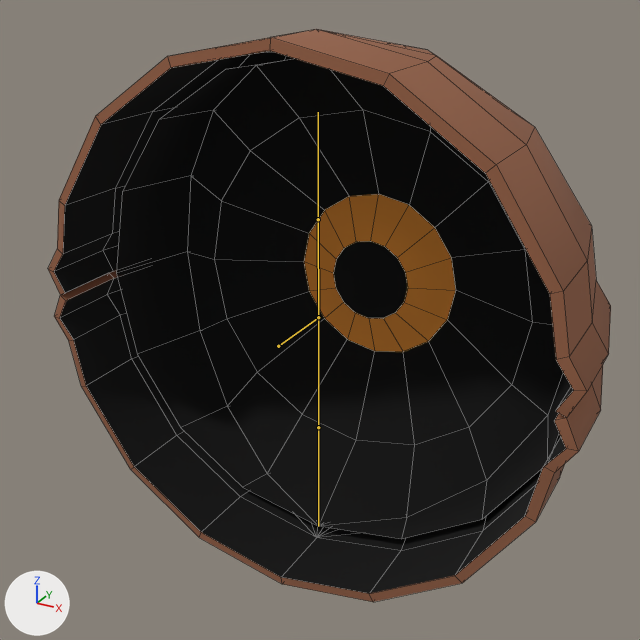
The FBX model froggyfocus/Assets/FlawLizArt/Eldritch/eye.fbx as it was, and as the next commit left it.
Camera for both pictures: a camera (50 mm lens) standing at (1.55, -2.81, 1.4) and looking at (-0.03, 0.07, -0.04). The lights are fixed; the arrows at lower left show +X, +Y and +Z. The older version comes first. The bones that bend it are drawn over the model as lines. Mesh edges are drawn as thin lines.

Names of what the first picture shows: 'eyeball', 'eyelid.lower', 'eyelid.upper'.
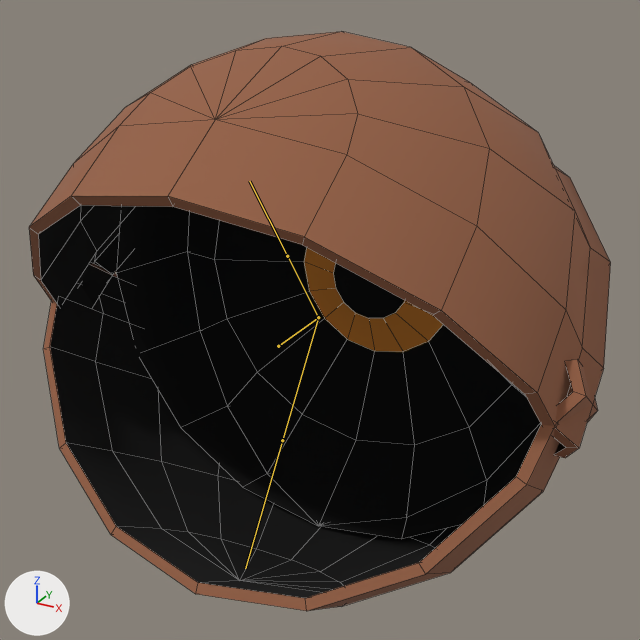
The newer file adds an action. The first version stands in its rest pose; the second is drawn at frame 16 of the action 'Armature|open_fast'.

Location of each change, [x1, y1, x2, y2] in pixels of the pictures (640 x 640 px):
```json
{"object": "eyelid.upper", "change": "posed", "before": [48, 29, 611, 418], "after": [29, 32, 611, 458], "on screen": "9% taller"}
{"object": "eyelid.lower", "change": "posed", "before": [54, 271, 603, 602], "after": [43, 264, 598, 611]}
{"bone": "lid_upper", "before": "(318, 317) to (318, 219)", "after": "(318, 317) to (287, 256)"}
{"bone": "lid_lower", "before": "(318, 317) to (318, 427)", "after": "(318, 317) to (282, 440)"}
```

Edits to the scene script, one JSON object a line:
```json
{"block": "bone_lid_upper", "where": "bone_lid_upper = bpy.data.objects['Armature'].pose.bones['lid_upper']  # child of 'Root'"}
{"op": "set", "path": "bone_lid_upper.rotation_quaternion", "old": "(1.0, 0.0, 0.0, 0.0)", "new": "(0.954, 0.301, 0.0, 0.0)", "note": "degrees (0, 0, 0) -> degrees (35, 0, 0)"}
{"block": "bone_lid_lower", "where": "bone_lid_lower = bpy.data.objects['Armature'].pose.bones['lid_lower']  # child of 'Root'"}
{"op": "set", "path": "bone_lid_lower.rotation_quaternion", "old": "(1.0, 0.0, 0.0, 0.0)", "new": "(0.954, 0.0, 0.0, 0.301)", "note": "degrees (0, 0, 0) -> degrees (0, 0, 35)"}
```
